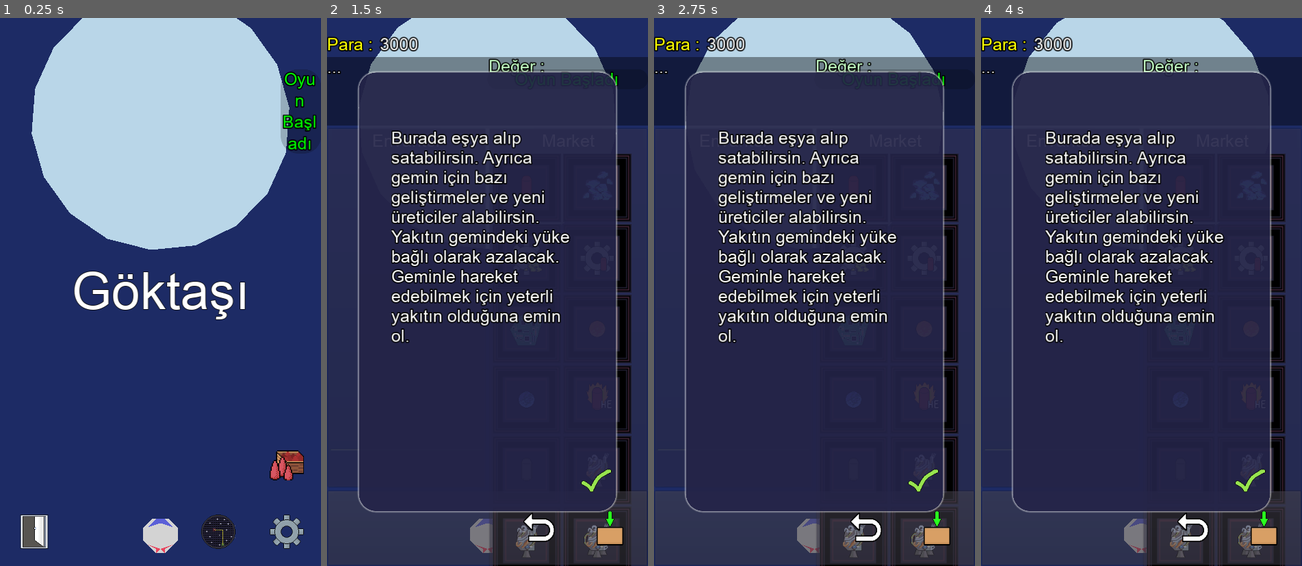
Above: before the commit, frames 1-4 (left to right).
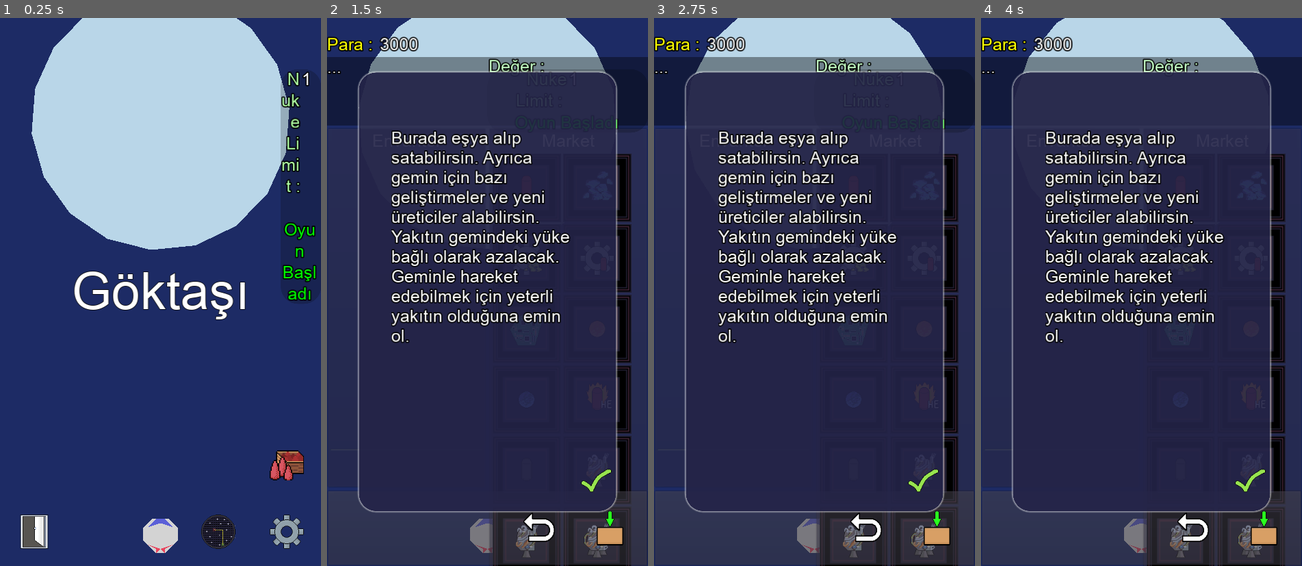
Above: after the commit, the same moments.

Repository: UmutSanci01/Goktasi-2
Game: Godot game, scene res://Main/Main.tscn
Same seed, same stepped clock (60 frames per second), same inputs: the game is played once before the commit and once after it. The engine's default icon, where the game draws it, is replaced by a stand-in: a white triangle on a blue panel in a dark square.
Inputs (mouse positions are in pixels of both pictures, inside the frame that each line leads up to):
- Up to frame 1 (0.25 s): no input
- Up to frame 2 (1.5 s): click (612, 461) at 0.5 s; click "9999" at 1.25 s
- Up to frame 3 (2.75 s): click "9999" at 2 s
- Up to frame 4 (4 s): click "9999" at 2.75 s; click "9999" at 3.5 s

The runs differ from the first frame. In frame 1, 1.6% of the frame differs, in the area x 87-99%, y 9-52%; in frame 2, less than 0.1%; in frame 3, less than 0.1%; in frame 4, less than 0.1%.

Commit message:
Add nuke limit

Diff:
--- a/GUI/Change Galaxy Confirm Panel/ChangeGalaxyPanel.gd
+++ b/GUI/Change Galaxy Confirm Panel/ChangeGalaxyPanel.gd
@@ -5,12 +5,26 @@
 
 
 var player_fuel
-var remain_fuel : int = 100
+var base_fuel : int = 1000
+var remain_fuel : int = 0
 
 
 func _ready():
+	calc_remain_fuel()
 	fuel_container.set_remain_fuel(remain_fuel)
 
+
+func calc_remain_fuel():
+	var discount_per_tier = 0.20
+	var multiplier = max(0.3, 1.0 - (Upgrade.engine_tier * discount_per_tier))
+	remain_fuel = int(base_fuel * multiplier)
+	return remain_fuel
+
+func show():
+	.show()
+
+	calc_remain_fuel()
+	fuel_container.set_remain_fuel(remain_fuel)
 
 func _on_Confirm_pressed():
 #	if player_fuel < remain_fuel:
--- a/GUI/InfoPanel/InfoPanel.tscn
+++ b/GUI/InfoPanel/InfoPanel.tscn
@@ -117,7 +117,6 @@
 [node name="InfoPanel" type="CanvasLayer"]
 layer = 4
 script = ExtResource( 2 )
-is_out = false
 
 [node name="PanelContainer" type="PanelContainer" parent="."]
 light_mask = 0
--- a/GUI/Inventory Panel/InventoryPanelNew.gd
+++ b/GUI/Inventory Panel/InventoryPanelNew.gd
@@ -47,6 +47,13 @@
 
 func hide_slot_outline():
 	slot_outline.hide()
+
+func show_nuke_limit():
+	var slot : Slot
+	for slot_child in slots.get_children():
+		slot = slot_child as Slot
+		if slot.get_item() == Item.ID.BULLET_NUKE:
+			slot.set_amount_string("%d/%d" % [Store.nuke_count, Store.limited_items[Item.ID.BULLET_NUKE]])
 
 # Player inventory is updating
 func update_slots():
--- a/GUI/Slot/Slot.gd
+++ b/GUI/Slot/Slot.gd
@@ -19,6 +19,13 @@
 
 	$ItemImage.texture = image
 
+func set_amount_string(new_amount : String):
+	if new_amount.empty():
+		$ItemNum.hide()
+	else:
+		$ItemNum.show()
+		$ItemNum.text = new_amount
+
 func set_amount(new_amount : int):
 	if new_amount > 1:
 		$ItemNum.show()
--- a/GUI/Store/StoreGUI.gd
+++ b/GUI/Store/StoreGUI.gd
@@ -43,6 +43,8 @@
 	invpanel_store.set_inv(Store.inv)
 	invpanel_store.set_title("Market")
 
+	invpanel_store.show_nuke_limit()
+
 func show():
 	.show()
 
@@ -105,8 +107,11 @@
 
 	emit_signal("press_return")
 
-func _on_StoreUpdate():
-	invpanel_store.update_slots()
+func _on_StoreUpdate(just_limit : bool = false):
+	if just_limit:
+		invpanel_store.show_nuke_limit()
+	else:
+		invpanel_store.update_slots()
 
 # inventory parametresi verilerek iki fonksiyon birlestirilebilir.
 func _on_PlayerInv_slot_selected(slot, p_item_id):
--- a/Inventory/Inventory.gd
+++ b/Inventory/Inventory.gd
@@ -58,6 +58,7 @@
 		items[item] = item_num
 
 	is_coin = false
+
 	emit_signal("update_inv")
 
 	return true
@@ -147,6 +148,8 @@
 	# aynı türdeki eşyaların toplam sayısına baktım
 		# öncelikle talep edilen eşyayı kullanıyor
 
+	if item == Item.ID.BULLET_NUKE:
+		emit_signal("nuke_fired")
 	emit_signal("update_inv")
 
 	return used_num
--- a/ItemDB/Items/BulletNuke.tres
+++ b/ItemDB/Items/BulletNuke.tres
@@ -12,6 +12,6 @@
 info = "KEY_BULLET_NUKE_INFO"
 texture = ExtResource( 2 )
 scene = ExtResource( 3 )
-value = 816
+value = 440
 visible = true
 can_sale = true
--- a/Meteor/Ores.gd
+++ b/Meteor/Ores.gd
@@ -7,11 +7,11 @@
 
 
 var ore_weights : Dictionary = {
-	Item.ID.ORE_COPPER : 100,
+	Item.ID.ORE_COPPER : 65,
 	Item.ID.ORE_IRON : 20,
 	Item.ID.ORE_SILVER : 1,
 	Item.ID.ORE_GOLD : 5,
-	Item.ID.ORE_BLUE : 65
+	Item.ID.ORE_BLUE : 100
 }
 var weights_sum = 0
 var percent : float = 100
--- a/Store/Store.gd
+++ b/Store/Store.gd
@@ -3,7 +3,7 @@
 
 signal entered
 signal exited
-signal update_store
+signal update_store(just_limit)
 
 
 var is_reachable : bool = false setget set_reachable, get_reachable
@@ -11,6 +11,7 @@
 
 var inv : Inventory = Inventory.new()
 var id_coin : int = Item.ID.COIN
+var nuke_count : int = 0
 
 var limited_items : Dictionary = {
 	Item.ID.SUPPLIER_BULLET : 1,
@@ -18,12 +19,20 @@
 	Item.ID.DETECTOR_ORE : 1,
 	Item.ID.UPGRADE_ENGINE_T1 : 1,
 	Item.ID.UPGRADE_ENGINE_T2 : 1,
-	Item.ID.UPGRADE_ENGINE_T3 : 1
+	Item.ID.UPGRADE_ENGINE_T3 : 1,
+	Item.ID.BULLET_NUKE : 1
 }
 
 var sell_multiplier : float = 0.8
 
 func _ready():
+	add_to_group("save_data")
+
+	calc_nuke_limit()
+	load_data()
+
+	Map.connect("init", self, "_on_Map_init")
+
 	for item_id in range(Item.ID.size()):
 		if ItemDB.get_item(item_id).can_sale:
 			inv.add_item(item_id)
@@ -34,7 +43,13 @@
 		return 0
 
 	if limited_items.has(item_id):
-		if limited_items[item_id] < (to_inv.get_item_amount(item_id) + amount):
+		var temp : int = 0
+		if item_id == Item.ID.BULLET_NUKE:
+			temp = nuke_count + amount
+		else:
+			temp = to_inv.get_item_amount(item_id) + amount
+
+		if limited_items[item_id] < temp:
 			InfoPanel.add_label("KEY_CAN_HAVE", str(limited_items[item_id]))
 			return 0
 
@@ -55,6 +70,9 @@
 		if item.type == Item.Type.UPGRADE:
 			Upgrade.buy_engine_upgrade(item_id)
 			emit_signal("update_store")
+		if item.id == Item.ID.BULLET_NUKE:
+			nuke_count += amount
+			emit_signal("update_store", true)
 
 		return to_inv.get_item_amount(item_id)
 	else: # disabled
@@ -76,9 +94,14 @@
 		if item.type == Item.Type.UPGRADE:
 			Upgrade.sell_engine_upgrade(item_id)
 			emit_signal("update_store")
+		if item.id == Item.ID.BULLET_NUKE:
+			nuke_count -= amount
+			if nuke_count < 0: nuke_count = 0
+			emit_signal("update_store", true)
 
 		from_inv.del_item(item_id, amount)
 		from_inv.add_item(id_coin, int((item_value * sell_multiplier) * amount))
+
 
 		return from_inv.get_item_amount(item_id)
 
@@ -103,3 +126,23 @@
 
 func get_reachable() -> bool:
 	return is_reachable
+
+func calc_nuke_limit():
+	var nuke_limit : int = int(clamp(Map.SLOT_NUM / 15.0, 1, 4))
+
+	limited_items[Item.ID.BULLET_NUKE] = nuke_limit
+	nuke_count = 0
+
+	emit_signal("update_store", true)
+	InfoPanel.add_label("Nuke Limit", limited_items[Item.ID.BULLET_NUKE])
+
+func _on_Map_init():
+	calc_nuke_limit()
+
+func save_data():
+	DataBase.save_data({"nuke_count" : nuke_count}, "Store")
+
+func load_data():
+	var data : Dictionary = DataBase.load_data("Store")
+	if not data.empty():
+		nuke_count = data["nuke_count"]
--- a/project.godot
+++ b/project.godot
@@ -159,6 +159,7 @@
 
 [autoload]
 
+InfoPanel="*res://GUI/InfoPanel/InfoPanel.tscn"
 GameState="*res://Main/GameState.gd"
 Random="*res://Random/Random.gd"
 ItemDB="*res://ItemDB/ItemDB.tscn"
@@ -169,9 +170,8 @@
 Map="*res://Map/Map.gd"
 PlayerInventory="*res://Player/PlayerInventory.gd"
 Store="*res://Store/Store.gd"
+Notification="*res://Notification/Notification.gd"
 ConsoleGUI="*res://Console/ConsoleGUI.tscn"
-Notification="*res://Notification/Notification.gd"
-InfoPanel="*res://GUI/InfoPanel/InfoPanel.tscn"
 TutorialOverlay="*res://Tutorial/TutorialOverlay.tscn"
 Upgrade="*res://Game/Upgrade.gd"
 
